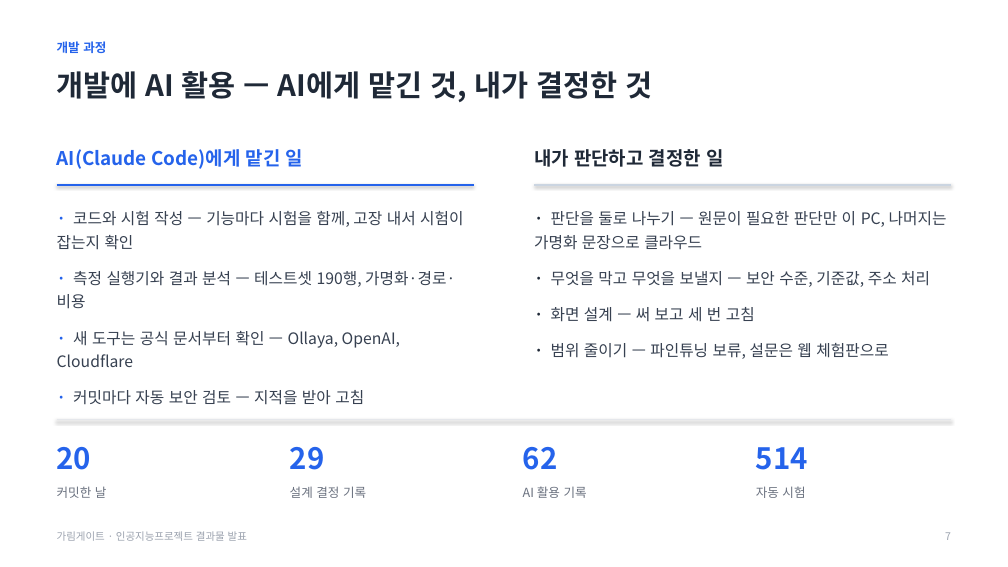
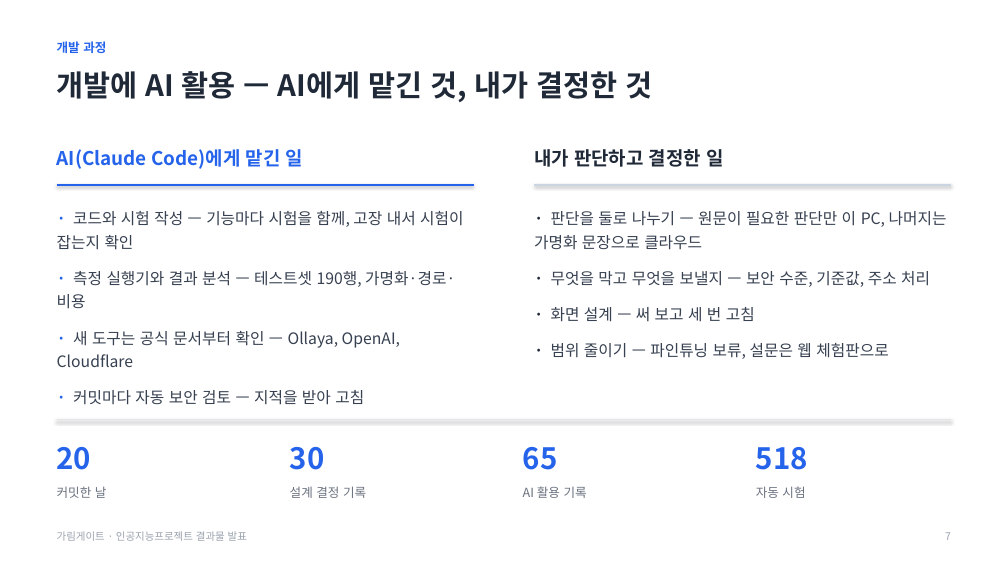
Before and after one commit to baesanggue/ai-gateway, a slide deck: slide 7 of docs/presentation/2026-11-17-garimgate.pptx. Drawn at 1008x567 pixels with LibreOffice and Linux fonts; fonts in the diff are those of the drawing. Boxes give left, top, right and bottom in pixels: in the first picture for what was removed or moved away, otherwise in the second. Text is boxed around its words. In the diff, an @@ line names an element or a change of style, - is before the commit and + after.

```diff
--- a/docs/presentation/2026-11-17-garimgate.pptx
+++ b/docs/presentation/2026-11-17-garimgate.pptx
@@ text at <box>290,447,325,470</box>: text changed @@
-29
+30
@@ text at <box>523,447,558,470</box>: text changed @@
-62
+65
@@ text at <box>756,447,808,470</box>: text changed @@
-514
+518
```
Also in this commit, not shown: 2 other slides changed, 2 other files.
